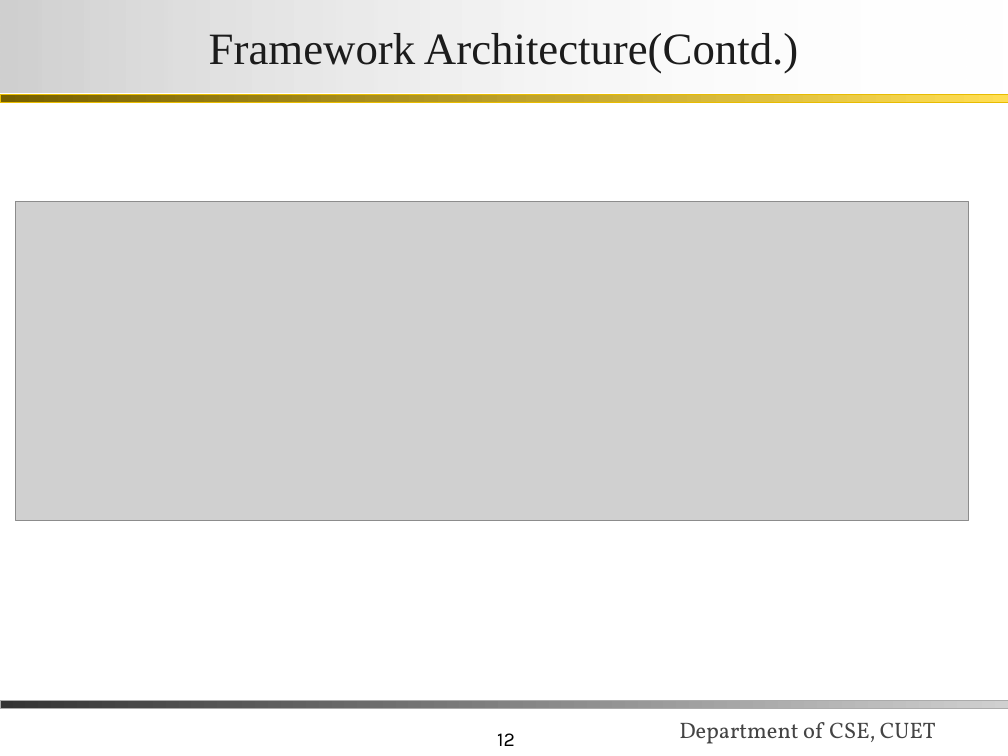
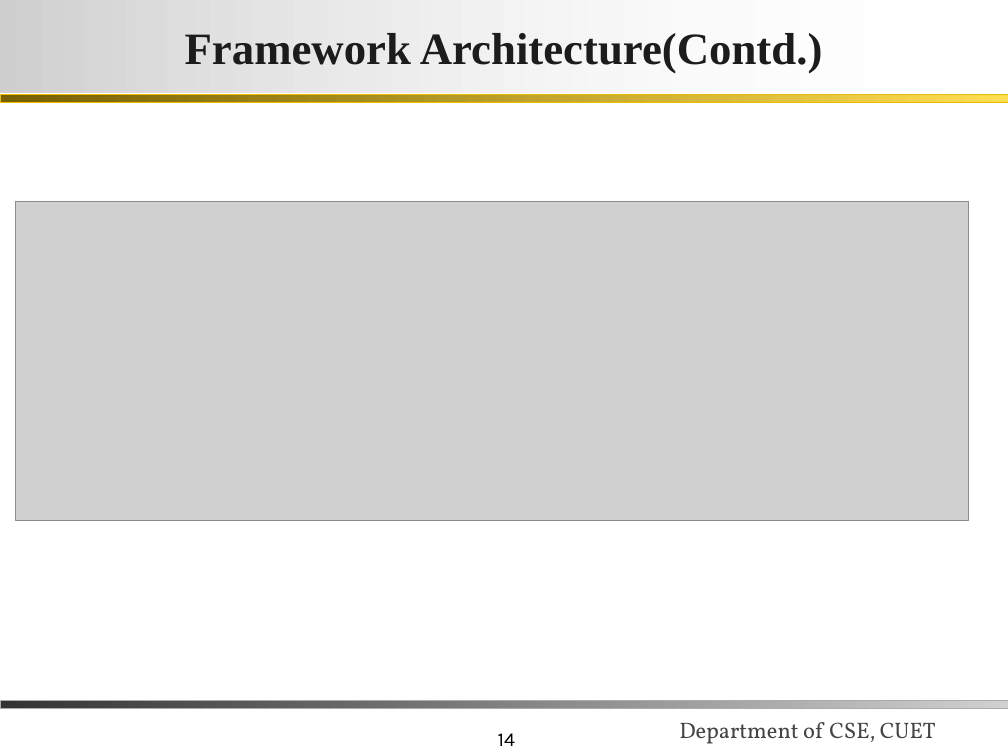
Before and after one commit to iRaM-sAgOr/email_data, a slide deck: slide 14 of myReport/final_presentation.ppt (slide 12 before the commit). Drawn at 1008x756 pixels with LibreOffice and Linux fonts; fonts in the diff are those of the drawing; grey boxes stand for pictures; background and template pictures are left out. Boxes give left, top, right and bottom in pixels: in the first picture for what was removed or moved away, otherwise in the second. Text is boxed around its words. In the diff, an @@ line names an element or a change of style, - is before the commit and + after.

```diff
--- a/myReport/final_presentation.ppt
+++ b/myReport/final_presentation.ppt
@@ title "Framework Architecture(Contd.)" at bbox=[0, 0, 1008, 92]: bold on @@
@@ page number at bbox=[498, 733, 515, 746]: text changed @@
-12
+14
```
Also in this commit, not shown: 21 other slides changed, 3 slides added, 1 slide removed, 9 other files.
